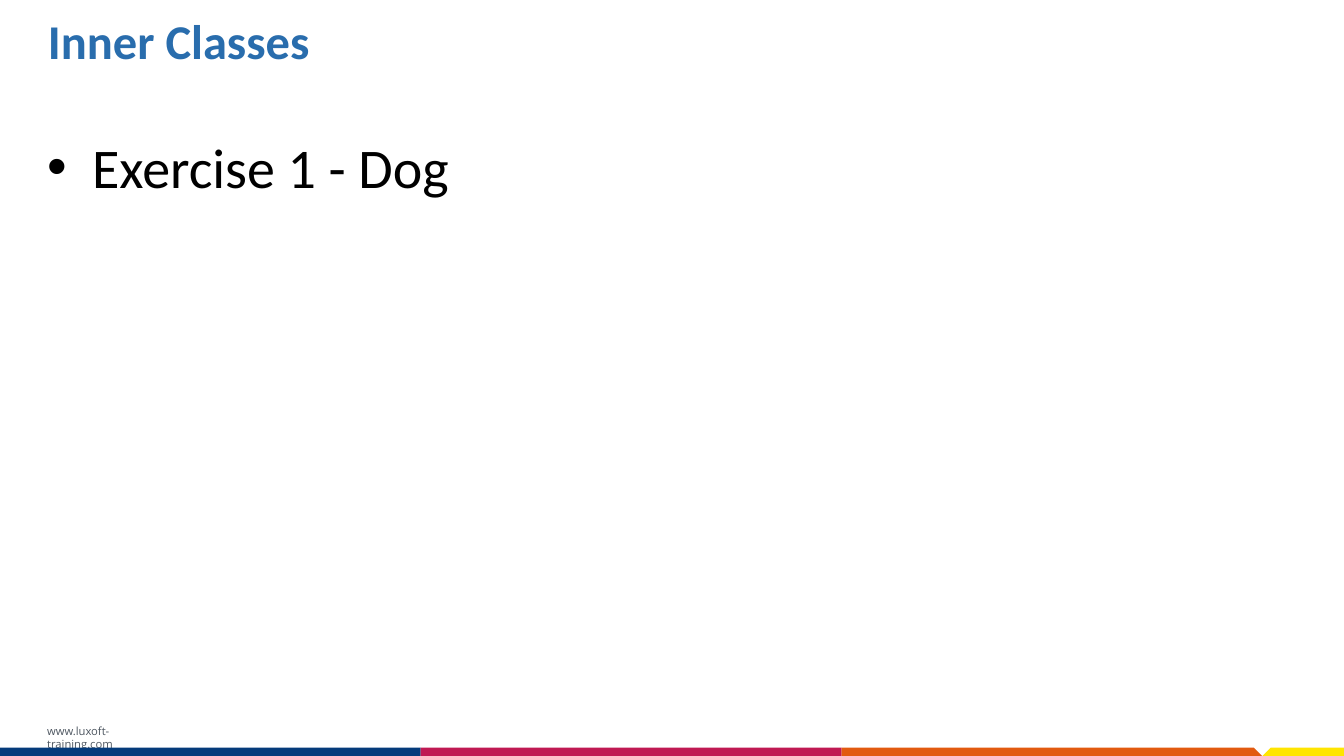
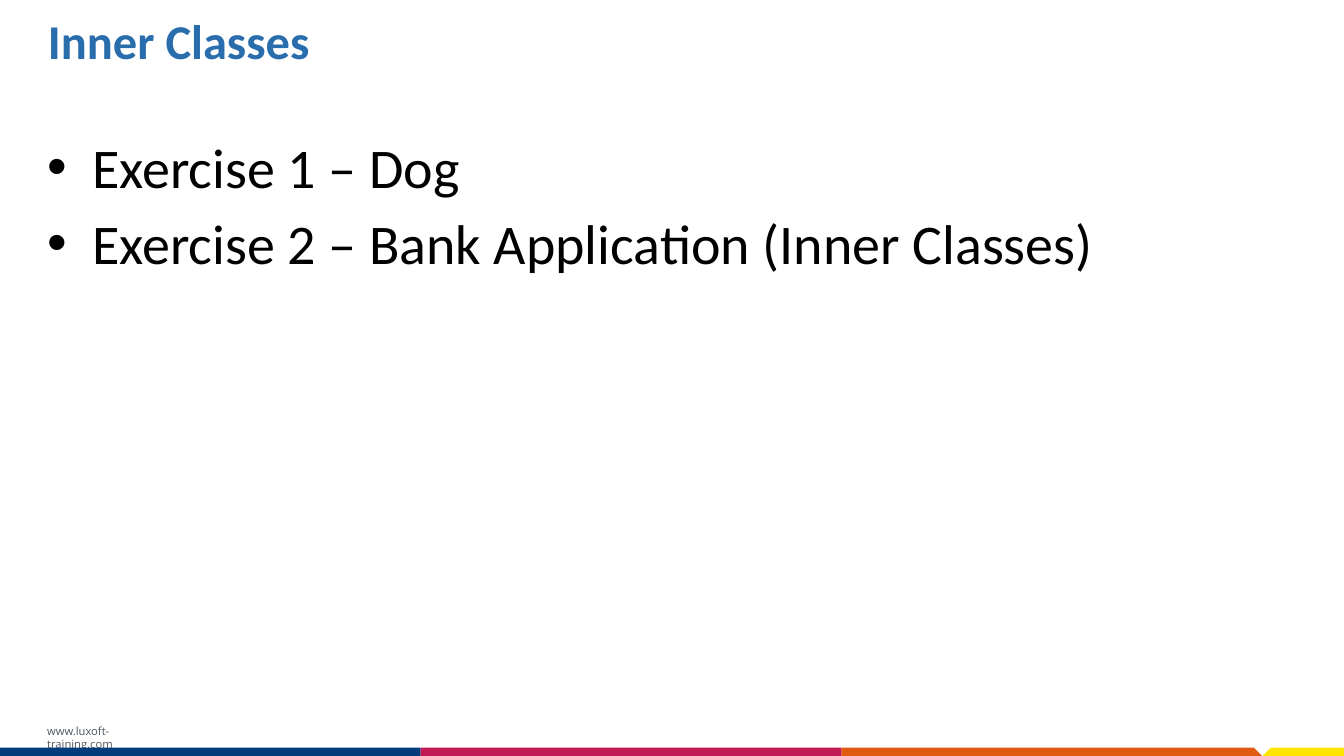
Before and after one commit to bederp/java7m3, a slide deck: slide 25 of resources/java7m3.pptx (slide 24 before the commit). Drawn at 1344x756 pixels with LibreOffice and Linux fonts; fonts in the diff are those of the drawing; background and template pictures are left out. Boxes give left, top, right and bottom in pixels: in the first picture for what was removed or moved away, otherwise in the second. Text is boxed around its words. In the diff, an @@ line names an element or a change of style, - is before the commit and + after.

Commit message:
Updated presentation

```diff
--- a/resources/java7m3.pptx
+++ b/resources/java7m3.pptx
@@ text at (92,149,1093,273): text changed @@
-• Exercise 1 - Dog
+• Exercise 1 – Dog
+• Exercise 2 – Bank Application (Inner Classes)
```
Also in this commit, not shown: 1 other slide changed, 1 slide added, 1 other file.
